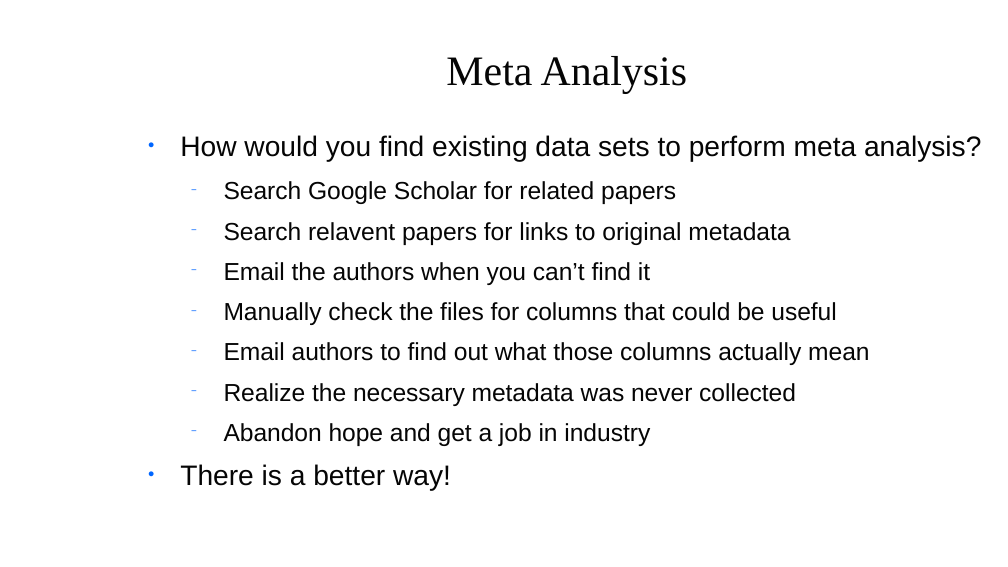
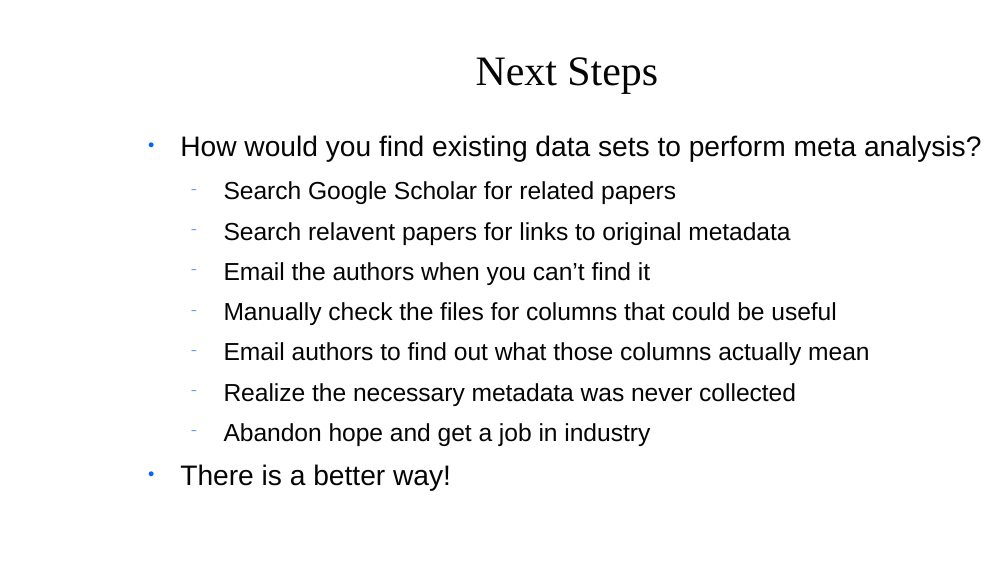
Before and after one commit to clemente-lab/mmeds-meta, a slide deck: slide 4 of sql/mmeds.odp. Drawn at 1008x567 pixels with LibreOffice and Linux fonts; fonts in the diff are those of the drawing; background and template pictures are left out. Boxes give left, top, right and bottom in pixels: in the first picture for what was removed or moved away, otherwise in the second. Text is boxed around its words. In the diff, an @@ line names an element or a change of style, - is before the commit and + after.

Commit message:
updated presentation

```diff
--- a/sql/mmeds.odp
+++ b/sql/mmeds.odp
@@ title at [476, 57, 658, 93]: text changed @@
-Meta Analysis
+Next Steps
```
Also in this commit, not shown: 2 other slides changed, 7 slides added, 1 slide removed, 1 other file.
